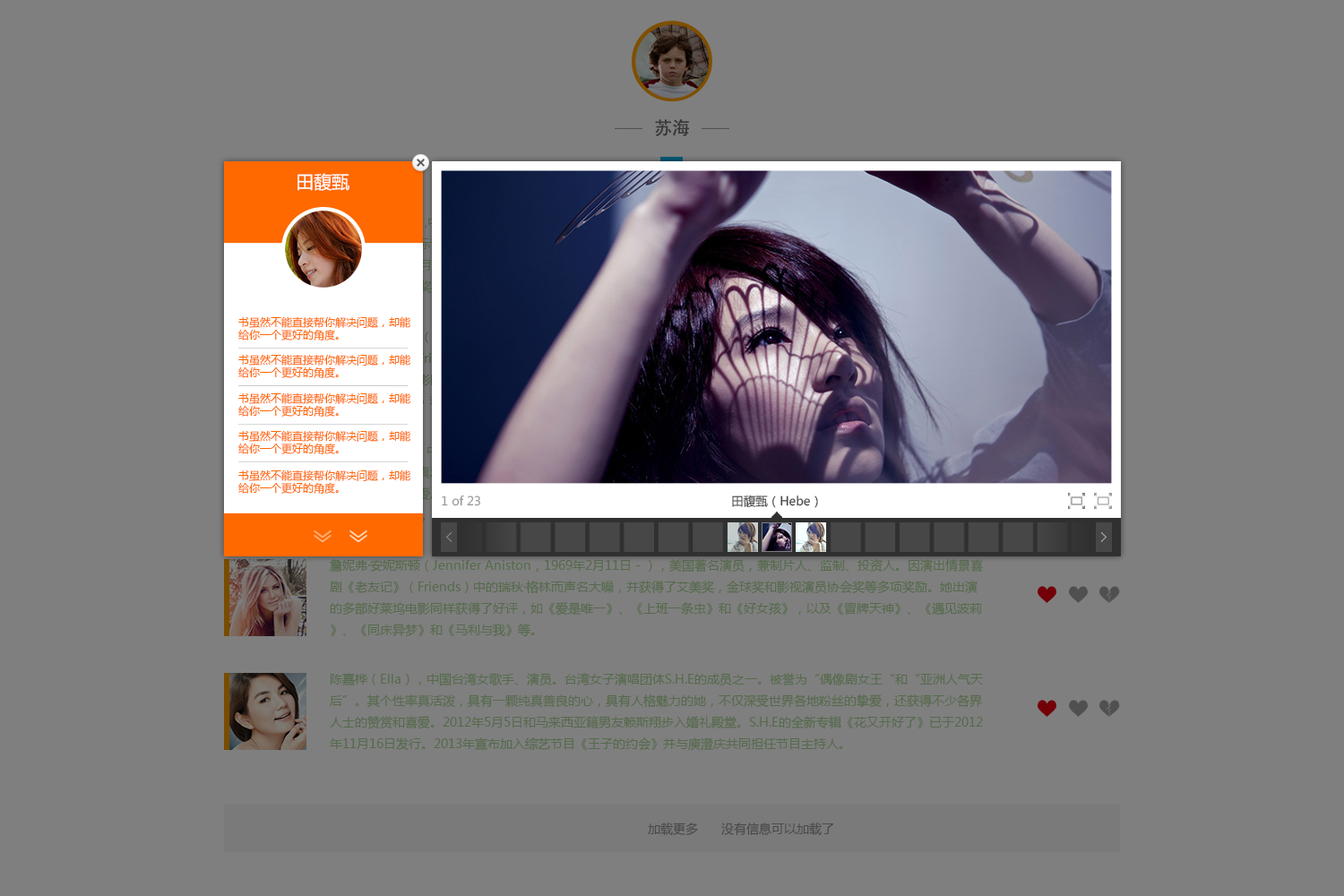
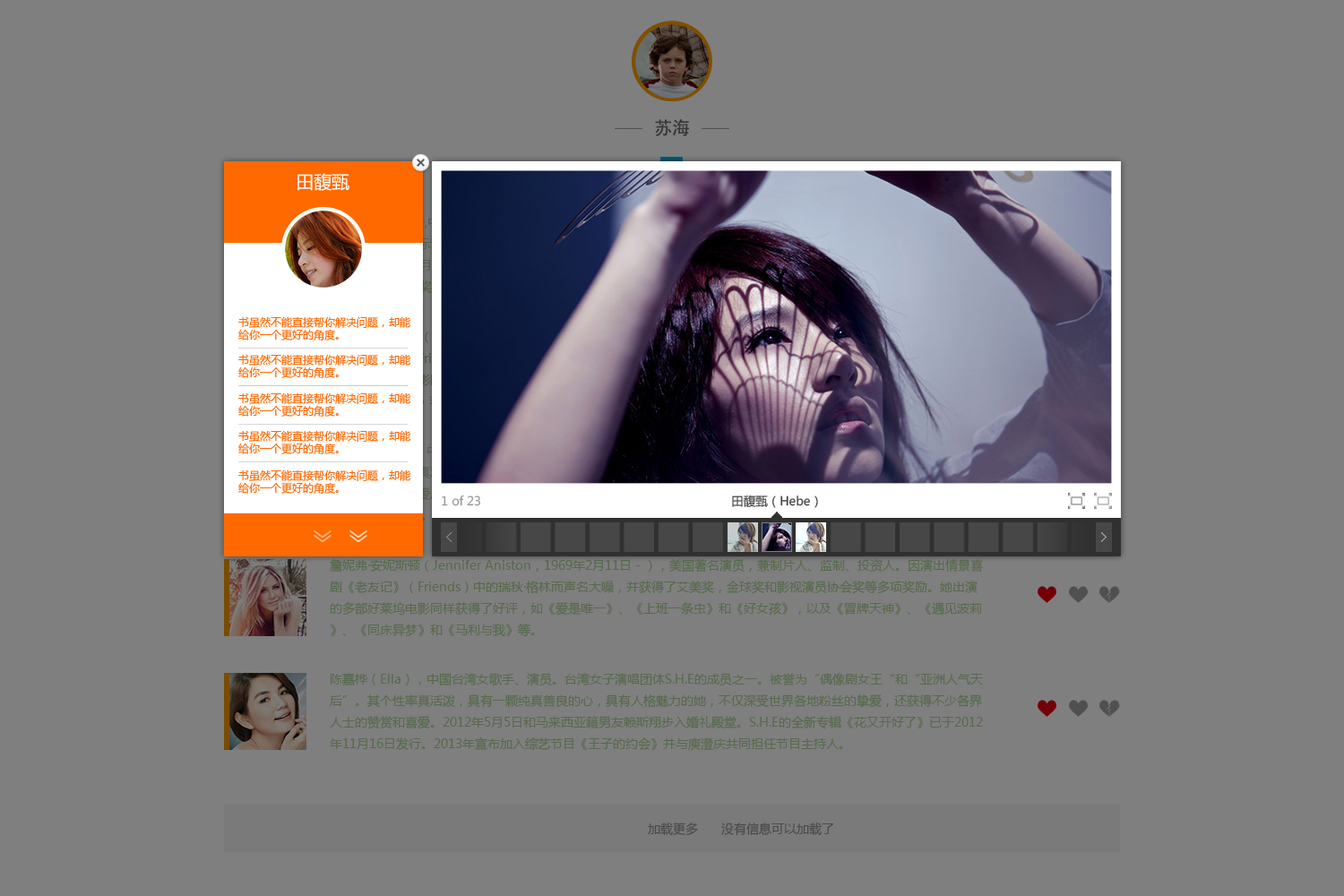
Layer changes from the first 1344 x 896 image to the second:
pixels changed over [238, 172, 818, 508] (layer not identified)
